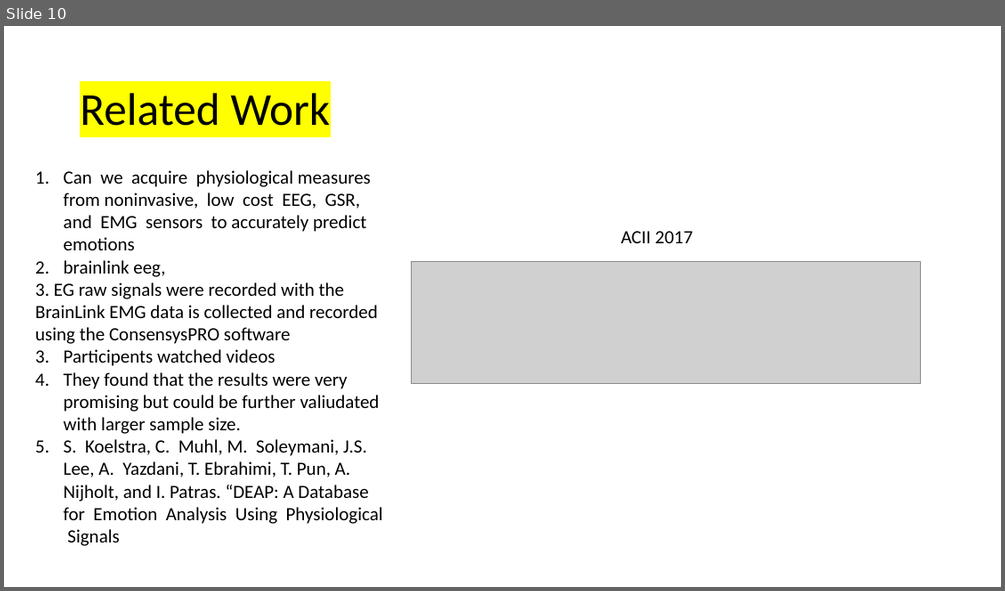
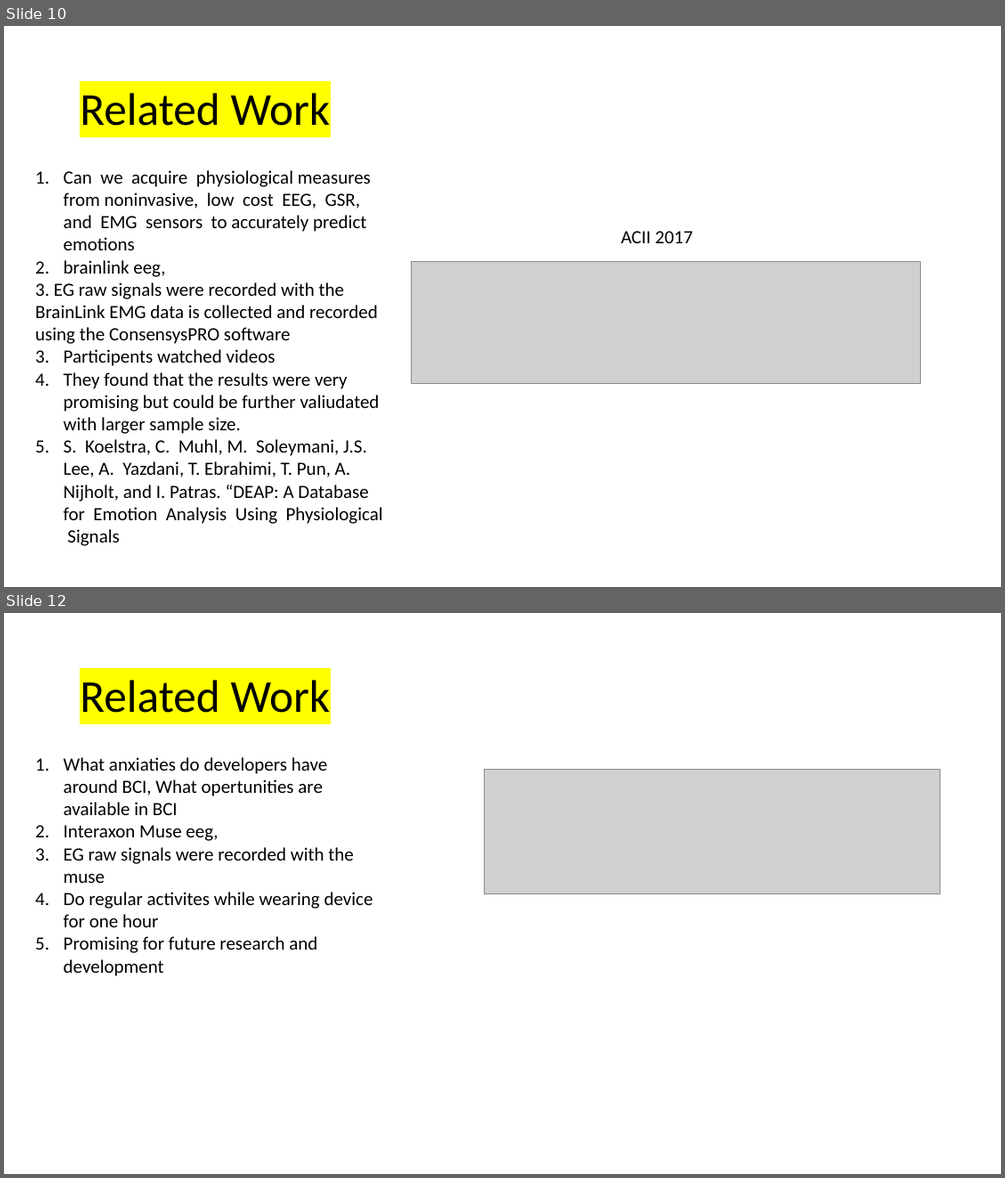
Before and after one commit to nauticalmonkey/CalPolyThesis, a slide deck: Thesis Idea.pptx. Shown one above the other, each under a label of ours: slide 10 before the commit, slides 10 and 12 after it; the slides between them are not shown. The pictures are 1005x591 and 1005x1178 pixels, drawn with LibreOffice and Linux fonts; fonts in the diff are those of the drawing; grey boxes stand for pictures. Boxes give left, top, right and bottom in pixels: in the first picture for what was removed or moved away, otherwise in the second. Text is boxed around its words. In the diff, an @@ line names an element or a change of style, - is before the commit and + after.

```diff
--- a/Thesis Idea.pptx
+++ b/Thesis Idea.pptx
@@ slide 12 added at (4,613,1001,1174), background #FFFFFF @@
@@ title added at (80,680,331,713), 44 pt, text #000000 @@
+Related Work
@@ text added at (64,757,373,976), 18 pt, text #000000 @@
+1. What anxiaties do developers have around BCI, What opertunities are available in BCI
+2. Interaxon Muse eeg,
+3. EG raw signals were recorded with the muse
+4. Do regular activites while wearing device for one hour
+5. Promising for future research and development
@@ picture added at (484,770,940,893) @@
```
Also in this commit, not shown: 3 other slides added, 1 slide removed, 4 other files.
